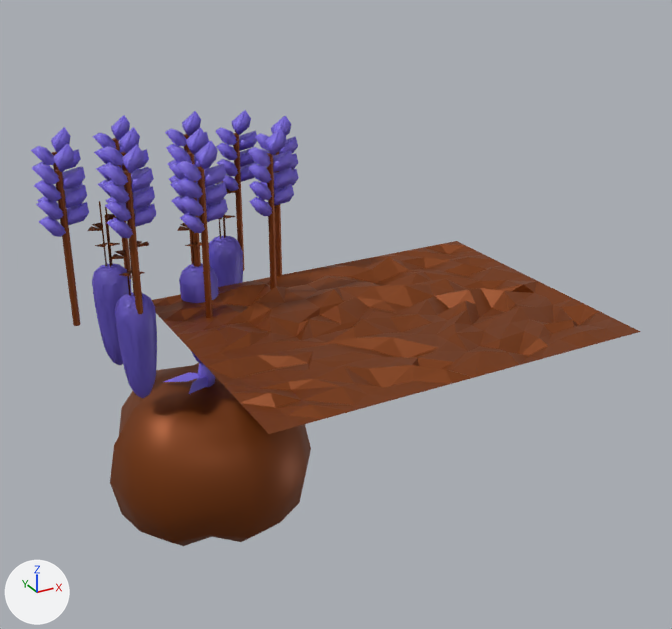
A saved change to the Blender file Assets/Models/Botany.blend.
Rendered twice from a camera (50 mm lens) standing at (-1.11, -3.07, 2.03) and looking at (0.42, -0.3, 0.65). The axes (+X, +Y, +Z) are drawn at lower left. The lights are the same throughout.

In view in the first picture: 'BotanyTray_Use', 'Cube', 'Grow_Banana', 'Grow_Wheat'.
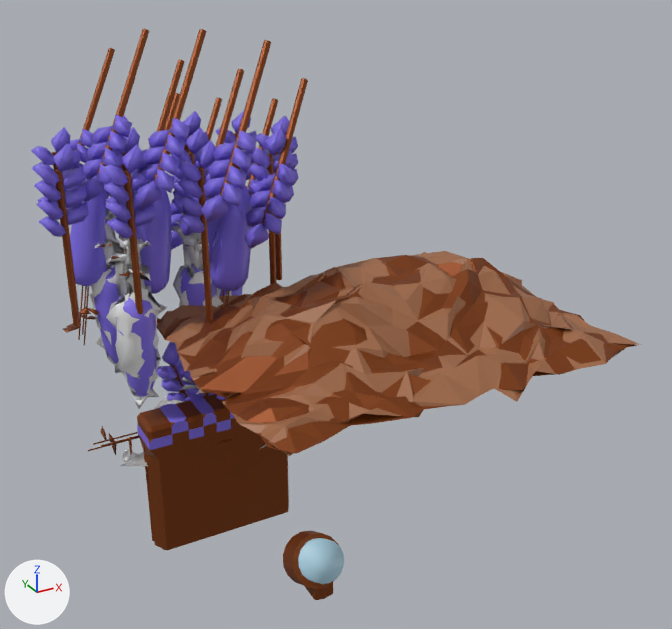
Edits to the bpy script that builds the scene:
```text
Change me_cube_012:
    used by ob_grow_banana; location = (0.0, 0.0, 0.0); rotation_euler = (1.571, 0.0, 0.0), in degrees (90, 0, 0)
    remove me_cube_012.from_pydata(...)  # 1200 vertices, 1088 faces; spans x -0.357..0.249, y 0.374..1.088, z -0.247..0.153
    add me_cube_012.from_pydata(...)  # 1200 vertices, 1088 faces; spans x -0.372..0.263, y 0.341..1.11, z -0.274..0.166
    me_cube_012 part 1: 597 of 1200 vertices moved; they spanned x -0.072..0.249, y 0.409..1.088, z -0.247..0.071 and now span x -0.09..0.263, y 0.364..1.11, z -0.274..0.091; mean shift (0.0, -0.001, -0.001); largest move (0.176, 0.936, -0.17) -> (0.214, 0.958, -0.193)
    me_cube_012 part 2: 295 of 1200 vertices moved; they spanned x -0.357..-0.213, y 0.409..1.061, z -0.226..-0.082 and now span x -0.372..-0.177, y 0.373..1.098, z -0.249..-0.051; mean shift (0.001, 0.001, -0.001); largest move (-0.252, 0.599, -0.21) -> (-0.281, 0.561, -0.194)
    me_cube_012 part 3: 294 of 1200 vertices moved; they spanned x -0.344..-0.2, y 0.374..1.027, z 0.009..0.153 and now span x -0.372..-0.156, y 0.341..1.042, z -0.027..0.166; mean shift (0.0, -0.002, 0.0); largest move (-0.28, 0.923, 0.076) -> (-0.3, 0.879, 0.063)
Change ob_botanytray_use:
    add ob_botanytray_use.hide_set(True)
Change ob_seed_pack:
    remove ob_seed_pack.hide_set(True)
Change ob_plant_carrot:
    remove ob_plant_carrot.hide_set(True)
Change ob_plant_wheat:
    remove ob_plant_wheat.hide_set(True)
Change ob_botanytraylight_001:
    remove ob_botanytraylight_001.hide_set(True)
Remove ob_cube:
    ob_cube = bpy.data.objects.new('Cube', me_cube_013)
Add ob_plant_flower:
    ob_plant_flower = bpy.data.objects.new('Plant_Flower', me_cube_024)  # 223 vertices, 172 faces; spans x -0.104..0.095, y -0.14..0.136, z 0.0..0.377; in mat_b_dirt1 (brown #85400d)
    ob_plant_flower.location = (0.0, 0.0, 0.0)
Add ob_grow_eggplant:
    ob_grow_eggplant = bpy.data.objects.new('Grow_Eggplant', me_floordetailb_001)  # 61 vertices, 51 faces; spans x -0.392..0.345, y -0.08..0.291, z -0.371..0.194
    ob_grow_eggplant.location = (0.0, 0.0, 0.0)
    ob_grow_eggplant.rotation_euler = (1.571, 0.0, 0.0)  # degrees (90, 0, 0)
Add ob_grow_tomato:
    ob_grow_tomato = bpy.data.objects.new('Grow_Tomato', me_cube_019)  # 1232 vertices, 979 faces; spans x -0.451..0.429, y 0.815..1.652, z -0.607..0.445; in mat_b_dirt1 (brown #85400d), mat_b_lights (blue #806de7)
    ob_grow_tomato.location = (0.0, 0.0, 0.0)
    ob_grow_tomato.rotation_euler = (1.571, 0.0, 0.0)  # degrees (90, 0, 0)
Add ob_grow_mushroom:
    ob_grow_mushroom = bpy.data.objects.new('Grow_Mushroom', me_cube_018)  # 1200 vertices, 1088 faces; spans x -0.476..0.192, y 0.455..1.154, z -0.247..0.153; in mat_b_dirt1 (brown #85400d), mat_b_lights (blue #806de7)
    ob_grow_mushroom.location = (0.0, 0.0, 0.0)
    ob_grow_mushroom.rotation_euler = (1.571, 0.0, 0.0)  # degrees (90, 0, 0)
Add ob_botanytray_usedirt2:
    ob_botanytray_usedirt2 = bpy.data.objects.new('BotanyTray_UseDirt2', me_cube_015)  # 580 vertices, 512 faces; spans x -0.724..0.734, y 0.58..0.868, z -0.568..0.59; in mat_b_dirt1 (brown #85400d), mat_b_dirt2 (brown #9e6844)
    ob_botanytray_usedirt2.location = (0.5, -0.5, 0.0)
    ob_botanytray_usedirt2.rotation_euler = (1.571, 0.0, 0.0)  # degrees (90, 0, 0)
```

Location of each change, (x1, y1, x2, y2) in pixels of the pictures (672 x 629 px; the box of a moved part takes in the faces that stretch with it):
'BotanyTray_UseDirt2', added (brown)
    after: (157, 251, 640, 456)
'BotanyTray_Use', hidden (brown)
    before: (152, 241, 641, 434)
'Cube', deleted (brown)
    before: (110, 363, 311, 546)
'Seed Pack', shown (brown)
    after: (137, 394, 289, 550)
'Grow_Tomato', added
    after: (53, 29, 308, 250)
'Grow_Banana', reshaped
    before: (88, 181, 243, 398)
    after: (89, 183, 232, 409)
'Grow_Mushroom', added (blue)
    after: (62, 179, 252, 345)
'BotanyTrayLight.001', shown
    after: (216, 439, 344, 600)
'Plant_Wheat', shown (blue)
    after: (156, 342, 225, 401)
'Plant_Carrot', shown
    after: (88, 426, 139, 455)
'Grow_Eggplant', added
    after: (121, 397, 267, 466)
'Plant_Flower', added
    after: (181, 377, 209, 396)
part 1 of me_cube_012, moved or reshaped
    before: (178, 181, 243, 364)
    after: (172, 183, 232, 307)
part 2 of me_cube_012, moved or reshaped
    before: (88, 201, 132, 365)
    after: (89, 198, 121, 373)
part 3 of me_cube_012, moved or reshaped
    before: (111, 238, 157, 398)
    after: (106, 235, 167, 409)
'Grow_Carrot', unchanged, uncovered by the edit
    after: (94, 217, 243, 397)
